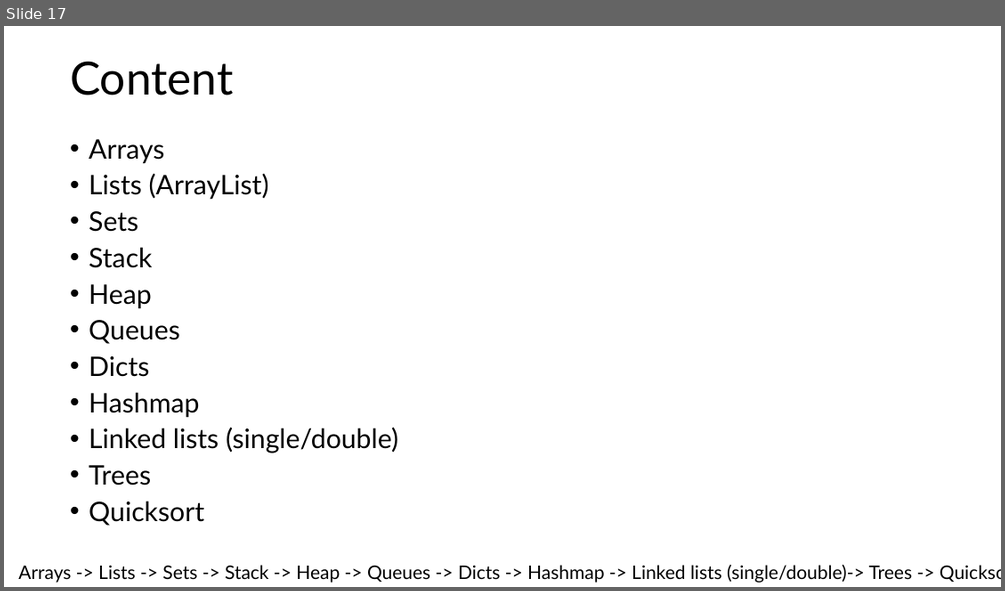
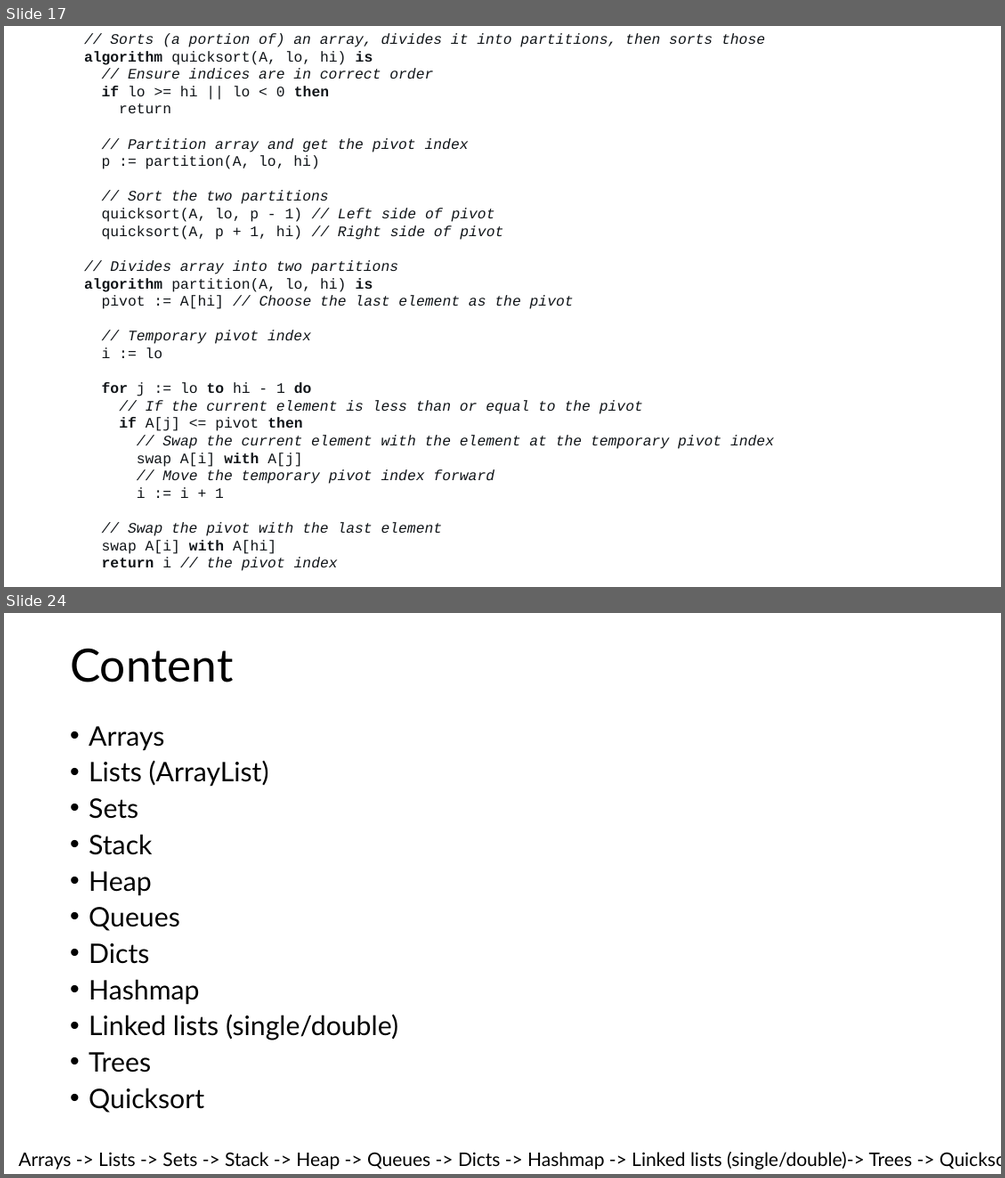
Before and after one commit to HU-TI-DEV/TI-S4, a slide deck: software/algoritmen_en_datastructuren/files/Data structures.pptx. Shown one above the other, each under a label of ours: slide 17 before the commit, slides 17 and 24 after it; the slides between them are not shown. The pictures are 1005x591 and 1005x1178 pixels, drawn with LibreOffice and Linux fonts; fonts in the diff are those of the drawing. Boxes give left, top, right and bottom in pixels: in the first picture for what was removed or moved away, otherwise in the second. Text is boxed around its words. In the diff, an @@ line names an element or a change of style, - is before the commit and + after.

Commit message:
updated ppt

```diff
--- a/software/algoritmen_en_datastructuren/files/Data structures.pptx
+++ b/software/algoritmen_en_datastructuren/files/Data structures.pptx
@@ slide 17 added at bbox=[4, 26, 1001, 587], background #FFFFFF @@
@@ text added at bbox=[84, 33, 774, 571], 14 pt, text #101418, italic @@
+// Sorts (a portion of) an array, divides it into partitions, then sorts those
+algorithm quicksort(A, lo, hi) is
+// Ensure indices are in correct order
+if lo >= hi || lo < 0 then
+return
+// Partition array and get the pivot index
+p := partition(A, lo, hi)
+// Sort the two partitions
+quicksort(A, lo, p - 1) // Left side of pivot
+quicksort(A, p + 1, hi) // Right side of pivot
+// Divides array into two partitions
+algorithm partition(A, lo, hi) is
+pivot := A[hi] // Choose the last element as the pivot
+// Temporary pivot index
+i := lo
+for j := lo to hi - 1 do
+// If the current element is less than or equal to the pivot
+if A[j] <= pivot then
+// Swap the current element with the element at the temporary pivot index
+swap A[i] with A[j]
+// Move the temporary pivot index forward
+i := i + 1
+// Swap the pivot with the last element
+swap A[i] with A[hi]
+return i // the pivot index
@@ what was slide 17 is now slide 24 @@
```
Also in this commit, not shown: 6 other slides added.
